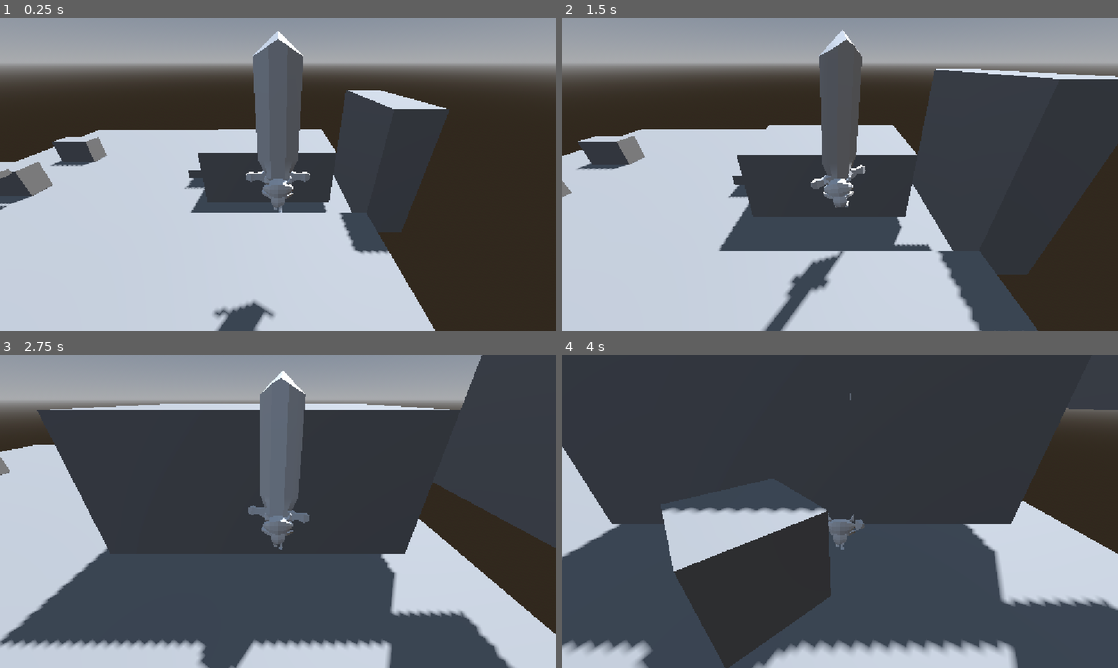
Above: before the commit, frames 1-4 (two rows, left to right).
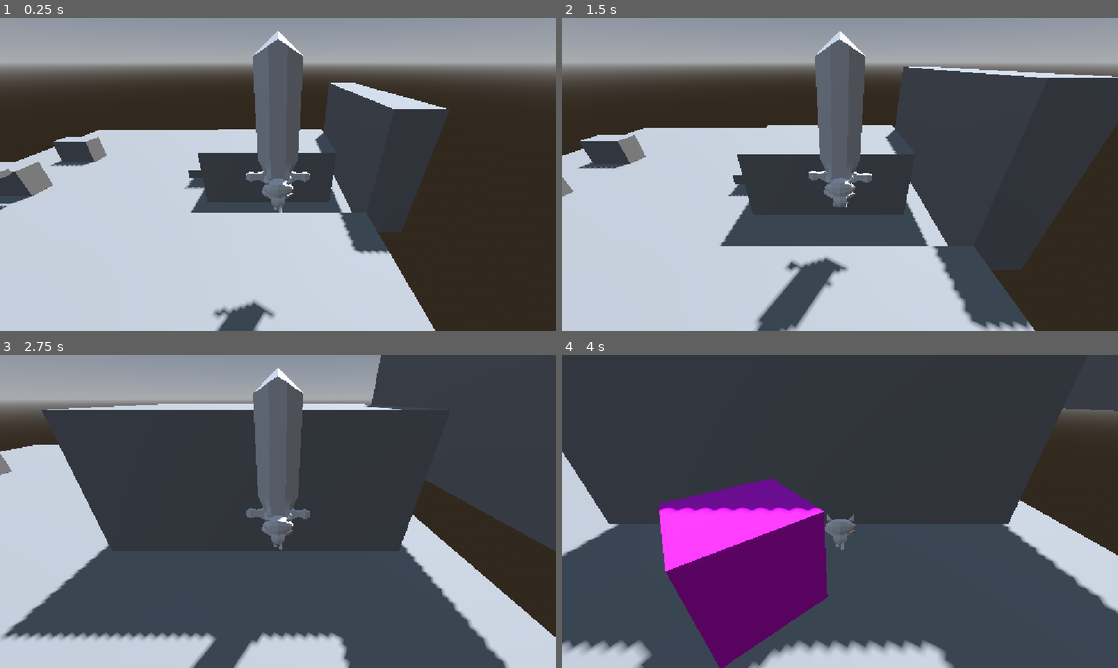
Above: after the commit, the same moments.

Repository: paipaux/TallerVideojuegos
Game: Godot game, scene res://world.tscn
The game is run twice, just before and just after one commit, with the same random seed, the same clock (stepped at 60 frames per second) and the same inputs.
Inputs (mouse positions are in pixels of both pictures, inside the frame that each line leads up to):
- Up to frame 1 (0.25 s): no input
- Up to frame 2 (1.5 s): move the mouse to (867, 174) at 0.52 s; press the mouse at (867, 174) at 0.53 s; hold W (move_up) from 0.53 s (still down); tap Space (jump) at 0.77, 1.07 s; tap E (pivot, bound only before the commit) at 0.8, 1.35 s; move the mouse to (812, 174) at 1.27 s; release the mouse at (812, 174) at 1.28 s
- Up to frame 3 (2.75 s): keep holding W (move_up); tap Space (jump) at 1.52, 1.55, 1.82, 2.1 s; move the mouse to (289, 505) at 2.02 s; press the mouse at (289, 505) at 2.03 s
- Up to frame 4 (4 s): keep holding W (move_up); move the mouse to (834, 517) at 2.77 s; release the mouse at (834, 517) at 2.78 s; click (834, 517) at 2.85 s; tap Space (jump) at 3.02, 3.32, 3.77, 3.8 s; tap E (pivot, bound only before the commit) at 3.05 s; move the mouse to (878, 514) at 3.52 s; hold E (pivot, bound only before the commit) from 3.53 s (still down)

The runs differ from the first frame. In frame 1, 0.9% of the frame differs, in the area x 56-68%, y 20-63%; in frame 2, 7.3%; in frame 3, 9.9%; in frame 4, 19%, in the area x 0-100%, y 12-100%.

Commit message:
Cambios en el movimiento y controles, Probar porfi

Diff:
--- a/a-tiny-knight's-tale-alpha/enemigo.tscn
+++ b/a-tiny-knight's-tale-alpha/enemigo.tscn
@@ -5,7 +5,11 @@
 [ext_resource type="Script" uid="uid://byef6115jvt8u" path="res://components/hitbox_component.gd" id="2_moxti"]
 [ext_resource type="Script" uid="uid://d2scaqlqkgoel" path="res://components/hurtbox_component.gd" id="3_bnx68"]
 
+[sub_resource type="StandardMaterial3D" id="StandardMaterial3D_aju8y"]
+albedo_color = Color(1, 0.13333334, 1, 1)
+
 [sub_resource type="BoxMesh" id="BoxMesh_gnkvg"]
+material = SubResource("StandardMaterial3D_aju8y")
 
 [sub_resource type="BoxShape3D" id="BoxShape3D_dib1w"]
 
--- a/a-tiny-knight's-tale-alpha/player.gd
+++ b/a-tiny-knight's-tale-alpha/player.gd
@@ -4,14 +4,25 @@
 @export var jump_velocity: float = 4.5
 @export var reach_distance: float = 4.0 # distancia para clavar o recoger la espada
 
+# Espada con peso, Modificar para buscar buen movimiento
+
+@export var mouse_sensitivity: float = 0.003 # radianes de impulso por pixel de mouse
+@export var mouse_boost_max: float = 1.5    # multiplicador del impulso tras mover el mouse sostenidamente
+@export var sword_accel_ramp: float = 0.5   # segundos moviendo en la misma dirección para llegar al boost máximo
+@export var mouse_idle_grace: float = 0.10  # segundos sin mover el mouse antes de perder el boost
+@export var sword_max_speed: float = 3.0    # velocidad angular máxima
+@export var sword_damping: float = 0.5      # qué tan rápido se frena al dejar de mover el mouse
+
 @export var tilt_intensity: float = 0.08
 @export var tilt_recovery: float = 9
 @export var trajectory_tilt: float = 0.6
 
+#Varaibles de Pivote
+
 @export var min_pivot_length: float = 1.0 # distancia para pivotear
-@export var boost_inicial: float = 3.0 # fuerza con la que "salta"
+@export var boost_inicial: float = 2.5 # fuerza con la que "salta"
 @export var pivot_gravity: float = 0.6 # gravedad se reduce al pivotear
-@export var pivot_push: float = 8.0 # cuanto se puede empujar en el pivote
+@export var pivot_push: float = 6.0 # cuanto se puede empujar en el pivote
 
 #Velocidad con la que el modelo rota, esta rotación es para donde mira el personaje al caminar
 @export var turn_speed: float = 6.0
@@ -21,9 +32,13 @@
 
 var is_moving: bool = false
 var sword_sway: Vector2 = Vector2.ZERO
+var sword_vel: Vector2 = Vector2.ZERO  # x = giro horizontal, y = giro vertical
+var aim_hold: Vector2 = Vector2.ZERO   # segundos que llevas moviendo el mouse en cada eje
+var aim_idle: Vector2 = Vector2.ZERO   # segundos sin mover el mouse en cada eje
+var mouse_input: Vector2 = Vector2.ZERO # movimiento acumulado del mouse entre ticks de física
 
 var is_pivot: bool = false
-var pivot_point: Vector3 =Vector3.ZERO
+var pivot_point: Vector3 = Vector3.ZERO
 var pivot_length: float = 0.0
 var pivot_time: float = 0.0
 var pivot_sword: Transform3D
@@ -49,17 +64,9 @@
 	animation_tree.active = true
 
 func _input(event):
+	# el mouse no mueve la espada directo, solo le da impulso (se consume en update_sword_aim)
 	if has_sword and not is_pivot and event is InputEventMouseMotion:
-		sword.rotation.y -= event.relative.x * 0.01
-		sword.rotation.x = clamp(
-			# para que no atraviese el sueloooo
-			sword.rotation.x - event.relative.y * 0.01,
-			deg_to_rad(-150),
-			deg_to_rad(150)
-		)
-
-		sword_sway.x += event.relative.x * tilt_intensity * 0.05
-		sword_sway.y += event.relative.y * tilt_intensity * 0.05
+		mouse_input += event.relative
 
 	# clavar y recoger la espadaa
 	if event.is_action_pressed("throw") and not is_pivot:
@@ -76,10 +83,48 @@
 			start_pivot()
 
 
+# Movimiento de la espada con mouse: el mouse da impulso a una velocidad angular con inercia
+func update_sword_aim(delta: float) -> void:
+	if not has_sword:
+		sword_vel = Vector2.ZERO
+		aim_hold = Vector2.ZERO
+		aim_idle = Vector2.ZERO
+		mouse_input = Vector2.ZERO
+		return
+
+	for axis in 2:
+		if absf(mouse_input[axis]) > 0.0:
+			# mientras más tiempo sigas moviendo el mouse, más fuerte es el impulso
+			aim_hold[axis] += delta
+			aim_idle[axis] = 0.0
+			var t: float = clampf(aim_hold[axis] / sword_accel_ramp, 0.0, 1.0)
+			var boost: float = lerpf(1.0, mouse_boost_max, t * t)
+			sword_vel[axis] += mouse_input[axis] * mouse_sensitivity * boost
+		else:
+			# sin movimiento: tras un instante se pierde el boost y la inercia se apaga
+			aim_idle[axis] += delta
+			if aim_idle[axis] > mouse_idle_grace:
+				aim_hold[axis] = 0.0
+			sword_vel[axis] = lerpf(sword_vel[axis], 0.0, sword_damping * delta)
+
+	mouse_input = Vector2.ZERO
+
+	sword_vel = sword_vel.limit_length(sword_max_speed)
+
+	# aplicar la rotación
+	sword.rotation.y -= sword_vel.x * delta
+
+	var new_pitch: float = sword.rotation.x - sword_vel.y * delta
+	var limit: float = deg_to_rad(150)
+	sword.rotation.x = clampf(new_pitch, -limit, limit)
+	if absf(new_pitch) > limit:
+		sword_vel.y = 0.0  # chocó con el límite, pierde el impulso
+
+	# el tambaleo depende de la velocidad, así que con momentum desbalancea más
+	sword_sway += sword_vel * delta * tilt_intensity * 5.0
+
+
 func _physics_process(delta: float) -> void:
-	var mouse_pos = get_viewport().get_mouse_position()
-	#print("Mouse pos: ", mouse_pos)
-
 	if is_pivot:
 		pivott(delta)
 		return
@@ -114,6 +159,7 @@
 
 	move_and_slide()
 	update_animation_state()
+	update_sword_aim(delta)
 	tilt(delta)
 
 #STATE MACHINE
@@ -178,6 +224,8 @@
 	sword.visible = false
 	has_sword = false
 	active_sword_instance = embedded_sword
+	sword_vel = Vector2.ZERO
+	aim_hold = Vector2.ZERO
 
 # recoger la espada
 func retrieve_sword() -> void:
@@ -233,6 +281,10 @@
 	is_pivot = false
 	sword.transform = pivot_sword
 	sword_sway = Vector2.ZERO
+	sword_vel = Vector2.ZERO
+	aim_hold = Vector2.ZERO
+	aim_idle = Vector2.ZERO
+	mouse_input = Vector2.ZERO
 
 func pivott(delta: float) -> void:
 	pivot_time += delta
--- a/a-tiny-knight's-tale-alpha/player.tscn
+++ b/a-tiny-knight's-tale-alpha/player.tscn
@@ -78,20 +78,20 @@
 [node name="TheHero" parent="Model" unique_id=1577262880 instance=ExtResource("2_sweqy")]
 transform = Transform3D(-1, 0, -8.742278e-08, 0, 1, 0, 8.742278e-08, 0, -1, -0.016688973, -0.041174024, 0.1867649)
 
-[node name="Skeleton3D" parent="Model/TheHero" index="0" unique_id=1109448159]
-bones/1/position = Vector3(0, 0.06327097, 0)
-bones/2/position = Vector3(1.2390745e-13, 0.050688997, -0.22312674)
+[node name="Skeleton3D" parent="Model/TheHero" index="0" unique_id=2092212750]
+bones/1/position = Vector3(0, 0.06432388, 0)
+bones/2/position = Vector3(-2.775366e-14, 0.051741898, -0.22312674)
 bones/3/rotation = Quaternion(-0.707214, 8.42804e-08, -8.4307004e-08, 0.7069996)
 bones/13/rotation = Quaternion(0.6669287, 0.23463723, -0.23470823, 0.6671308)
-bones/14/rotation = Quaternion(-0.2134898, -0.075109564, 0.32326633, 0.9188469)
-bones/15/rotation = Quaternion(0.3900032, -5.8114997e-09, -1.372121e-08, 0.9208135)
-bones/16/rotation = Quaternion(-0.8327295, -1.3566886e-07, 9.020596e-08, 0.5536802)
+bones/14/rotation = Quaternion(-0.21088512, -0.07419319, 0.32347786, 0.91944814)
+bones/15/rotation = Quaternion(0.38544548, 3.5113348e-09, -2.3283192e-08, 0.9227307)
+bones/16/rotation = Quaternion(-0.83136094, -8.415277e-08, 1.4942079e-07, 0.55573285)
 bones/17/rotation = Quaternion(0.6669287, -0.23463723, 0.23470823, 0.6671308)
-bones/18/rotation = Quaternion(-0.2134898, 0.075109564, -0.32326633, 0.9188469)
-bones/19/rotation = Quaternion(0.39000335, 5.8115015e-09, 1.372121e-08, 0.92081344)
-bones/20/rotation = Quaternion(-0.8327295, 1.3566886e-07, -9.020596e-08, 0.5536802)
+bones/18/rotation = Quaternion(-0.21088514, 0.07419319, -0.32347786, 0.91944814)
+bones/19/rotation = Quaternion(0.38544548, -3.5113348e-09, 2.3283189e-08, 0.9227307)
+bones/20/rotation = Quaternion(-0.83136094, 8.415276e-08, -1.494208e-07, 0.55573285)
 
-[node name="Cube" parent="Model/TheHero/Skeleton3D" index="0" unique_id=900544739]
+[node name="Cube" parent="Model/TheHero/Skeleton3D" index="0" unique_id=322708997]
 transform = Transform3D(1, 0, 0, 0, 1, 0, 0, 0, 1, 0, -0.013046667, 0)
 
 [node name="TwoBoneIK3D" parent="Model/TheHero/Skeleton3D" index="1" unique_id=1193173010]
--- a/a-tiny-knight's-tale-alpha/project.godot
+++ b/a-tiny-knight's-tale-alpha/project.godot
@@ -58,12 +58,12 @@
 }
 throw={
 "deadzone": 0.2,
-"events": [Object(InputEventMouseButton,"resource_local_to_scene":false,"resource_name":"","device":-1,"window_id":0,"alt_pressed":false,"shift_pressed":false,"ctrl_pressed":false,"meta_pressed":false,"button_mask":0,"position":Vector2(0, 0),"global_position":Vector2(0, 0),"factor":1.0,"button_index":1,"canceled":false,"pressed":false,"double_click":false,"script":null)
+"events": [Object(InputEventKey,"resource_local_to_scene":false,"resource_name":"","device":-1,"window_id":0,"alt_pressed":false,"shift_pressed":false,"ctrl_pressed":false,"meta_pressed":false,"pressed":false,"keycode":69,"physical_keycode":0,"key_label":0,"unicode":101,"location":0,"echo":false,"script":null)
 ]
 }
 pivot={
 "deadzone": 0.2,
-"events": [Object(InputEventKey,"resource_local_to_scene":false,"resource_name":"","device":-1,"window_id":0,"alt_pressed":false,"shift_pressed":false,"ctrl_pressed":false,"meta_pressed":false,"pressed":false,"keycode":0,"physical_keycode":69,"key_label":0,"unicode":101,"location":0,"echo":false,"script":null)
+"events": [Object(InputEventMouseButton,"resource_local_to_scene":false,"resource_name":"","device":-1,"window_id":0,"alt_pressed":false,"shift_pressed":false,"ctrl_pressed":false,"meta_pressed":false,"button_mask":1,"position":Vector2(151, 23),"global_position":Vector2(160, 71),"factor":1.0,"button_index":1,"canceled":false,"pressed":true,"double_click":false,"script":null)
 ]
 }
 
--- a/a-tiny-knight's-tale-alpha/world.tscn
+++ b/a-tiny-knight's-tale-alpha/world.tscn
@@ -27,10 +27,10 @@
 size = Vector3(5, 2.2, 3)
 
 [sub_resource type="BoxMesh" id="BoxMesh_gnkvg"]
-size = Vector3(1, 3, 3)
+size = Vector3(1, 3, 5.4174805)
 
 [sub_resource type="BoxShape3D" id="BoxShape3D_m50bt"]
-size = Vector3(1, 3, 3)
+size = Vector3(1, 3, 5.428711)
 
 [sub_resource type="BoxMesh" id="BoxMesh_m50bt"]
 size = Vector3(1, 0.45, 1)
@@ -102,9 +102,11 @@
 transform = Transform3D(1, 0, 0, 0, 1, 0, 0, 0, 1, 9, 3.2, 3)
 
 [node name="MeshInstance3D" type="MeshInstance3D" parent="Wall" unique_id=843867943]
+transform = Transform3D(1, 0, 0, 0, 1, 0, 0, 0, 1, 0, 0, -1.2087402)
 mesh = SubResource("BoxMesh_gnkvg")
 
 [node name="CollisionShape3D" type="CollisionShape3D" parent="Wall" unique_id=1210494635]
+transform = Transform3D(1, 0, 0, 0, 1, 0, 0, 0, 1, 0, 0, -1.2143555)
 shape = SubResource("BoxShape3D_m50bt")
 
 [node name="Platfrom" type="StaticBody3D" parent="." unique_id=1144626872]
